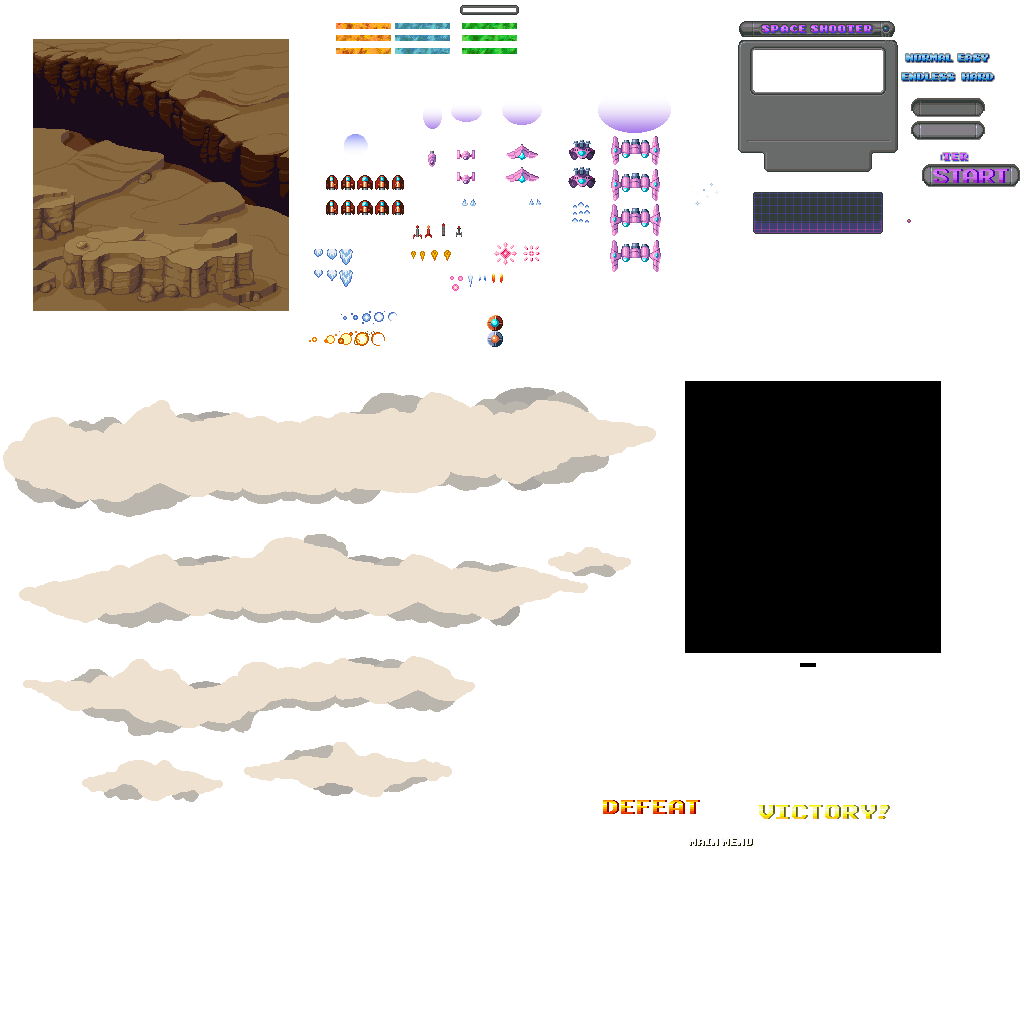
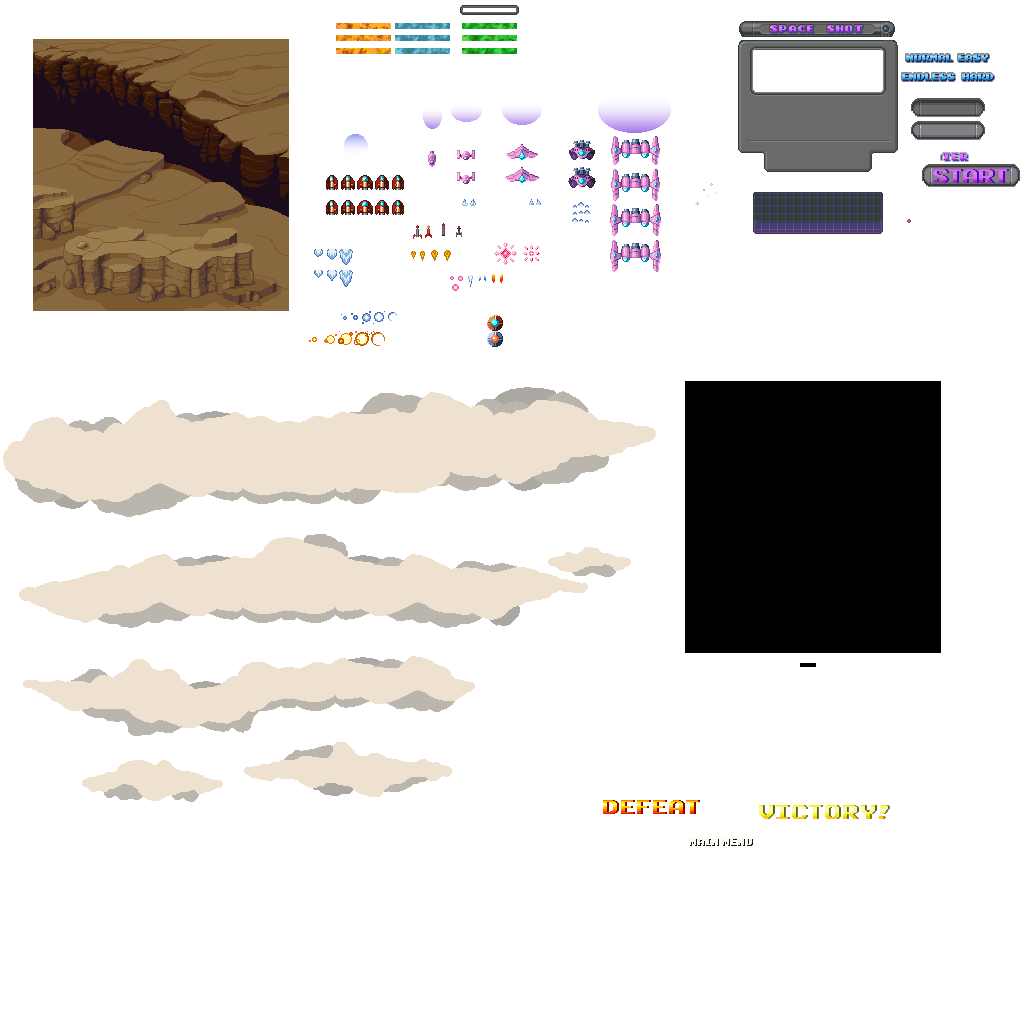
Layers edited between the first and the second 1024x1024 image:
painted on "Layer 6" over bbox(762, 25, 872, 33)
